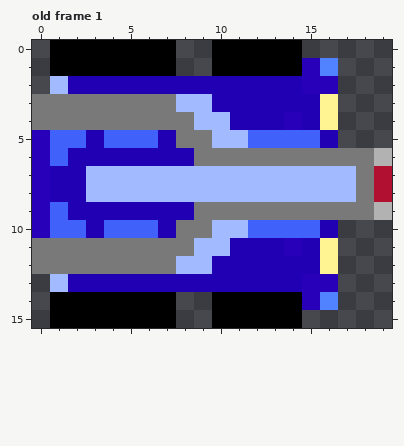
A pixel-art file gets an edit: Assets/Sprites/jeep.ase. The picture above is the old version.
20x16 pixels, 2 frames. Shown: old frame 1. The commit also changed other frames, which this record leaves out.
Now the later version:
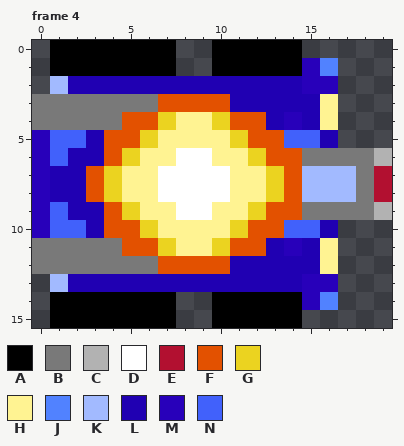
Palette (. is transparent): A #000000  B #797979  C #b2b2b2  D #ffffff  E #b21030  F #e35100  G #ebd320  H #fff392  J #5182ff  K #a2baff  L #2000b2  M #2800ba  N #4161fb
A new or re-ordered frame is compared with the old frame closest to it.
What changed:
frames 2 -> 13
--- frame 4 is new; against old frame 1
@@ x 0..19 @@
  2 .KLLLLLLLLLLLLLMM...
- 3 BBBBBBBBKKLLLLLLH...
- 4 BBBBBBBBBKKLLLMLH...
- 5 MNNLNNNLBBKKNNNNL...
- 6 MNLLLLLLLBBBBBBBBBBC
- 7 MLLKKKKKKKKKKKKKKKBE
- 8 MLLKKKKKKKKKKKKKKKBE
- 9 MNLLLLLLLBBBBBBBBBBC
-10 MNNLNNNLBBKKNNNNL...
-11 BBBBBBBBBKKLLLMLH...
-12 BBBBBBBBKKLLLLLLH...
+ 3 BBBBBBBFFFFLLLLLH...
+ 4 BBBBBFFGHHGFFLMLH...
+ 5 MNNLFFGHHHHGFFNNL...
+ 6 MNLLFGHHDDHHGFFBBBBC
+ 7 MLLFGHHDDDDHHGFKKKBE
+ 8 MLLFGHHDDDDHHGFKKKBE
+ 9 MNLLFGHHDDHHGFFBBBBC
+10 MNNLFFGHHHHGFFNNL...
+11 BBBBBFFGHHGFFLMLH...
+12 BBBBBBBFFFFLLLLLH...
 13 .KLLLLLLLLLLLLLMM...
Boxes around the changes in both pictures, in picture pixels (x1, y1, x2, y2):
changed: (86, 94, 302, 274)
